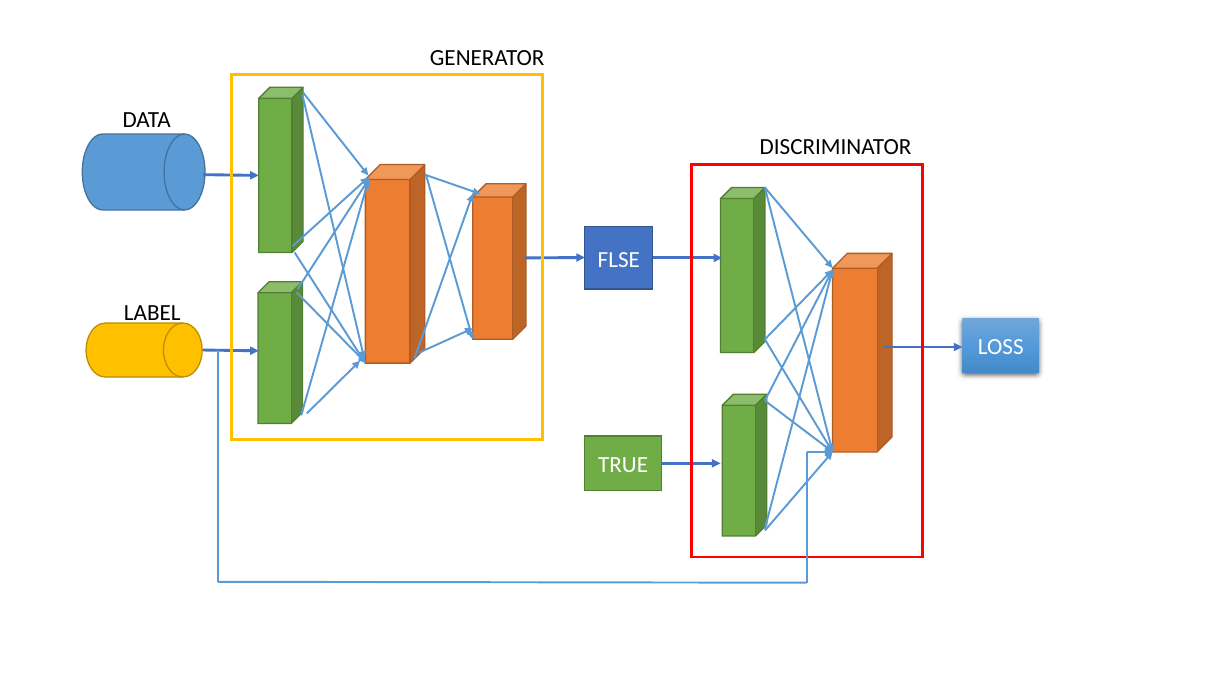
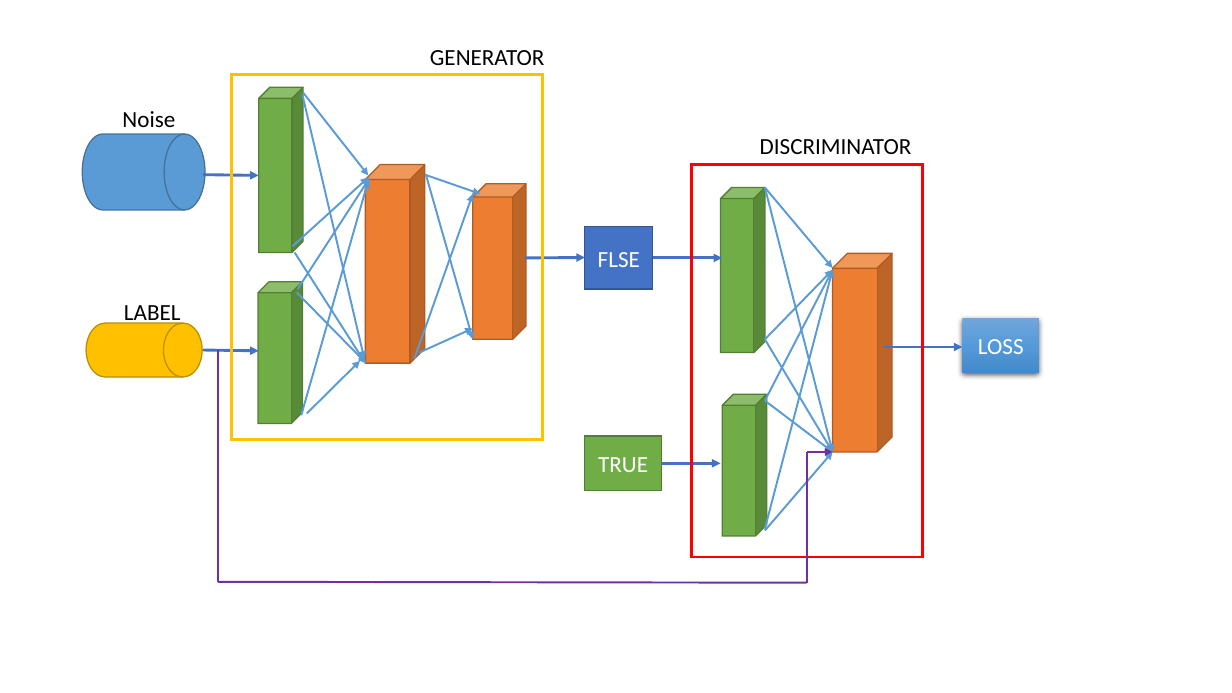
Before and after one commit to DreamPurchaseZnz/Picture, a slide deck: slide 13 of GANs_model.pptx (slide 9 before the commit). Drawn at 1232x693 pixels with LibreOffice and Linux fonts; fonts in the diff are those of the drawing. Boxes give left, top, right and bottom in pixels: in the first picture for what was removed or moved away, otherwise in the second. Text is boxed around its words. In the diff, an @@ line names an element or a change of style, - is before the commit and + after.

```diff
--- a/GANs_model.pptx
+++ b/GANs_model.pptx
@@ text at box(122, 111, 175, 134): text changed @@
-DATA
+Noise
@@ line (218, 350) - (218, 582): stroke #5B9BD5 1.5 pt to #7030A0 1.5 pt @@
@@ line (807, 583) - (807, 452): stroke #5B9BD5 1.5 pt to #7030A0 1.5 pt @@
@@ arrow (807, 452) - (833, 452): stroke #5B9BD5 1.5 pt to #7030A0 1.5 pt @@
@@ line (218, 582) - (807, 583): stroke #5B9BD5 1.5 pt to #7030A0 1.5 pt @@
```
Also in this commit, not shown: 3 other slides changed, 13 slides added, 2 slides removed.
